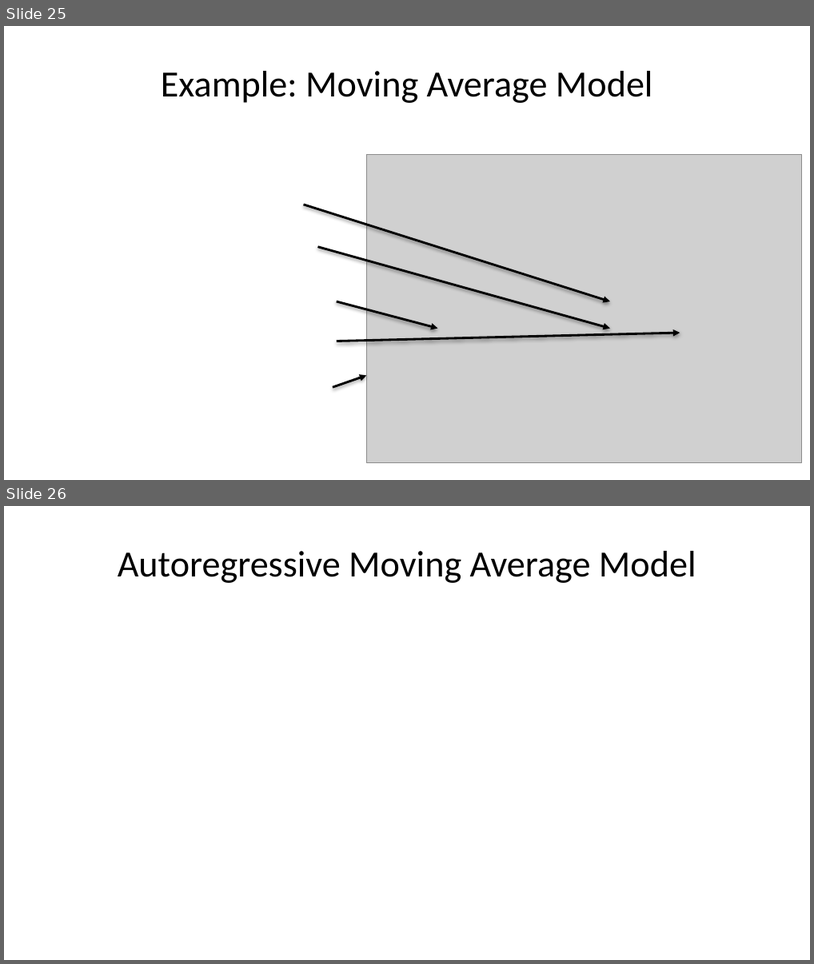
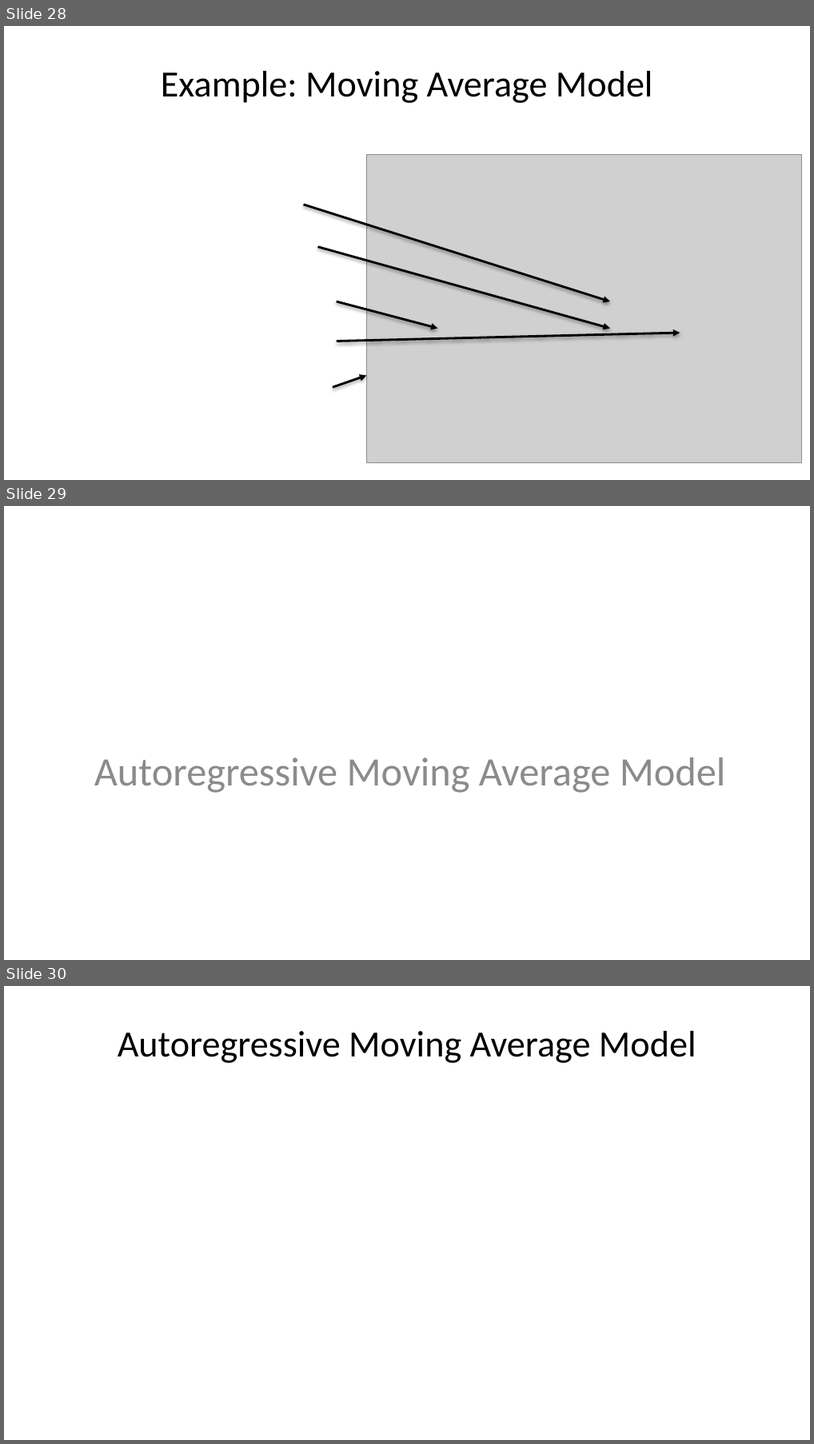
Before and after one commit to StephenElston/CSCI-E-83, a slide deck: LectureSlides/12_IntroductionToTimeSeriesForecasting.pptx. Shown one above the other, each under a label of ours: slides 25 and 26 before the commit, slides 28, 29 and 30 after it. The pictures are 814x964 and 814x1444 pixels, drawn with LibreOffice and Linux fonts; fonts in the diff are those of the drawing; grey boxes stand for pictures. Boxes give left, top, right and bottom in pixels: in the first picture for what was removed or moved away, otherwise in the second. Text is boxed around its words. In the diff, an @@ line names an element or a change of style, - is before the commit and + after.

```diff
--- a/LectureSlides/12_IntroductionToTimeSeriesForecasting.pptx
+++ b/LectureSlides/12_IntroductionToTimeSeriesForecasting.pptx
@@ slide 29 added at <box>4,506,810,960</box>, background #FFFFFF @@
@@ text added at <box>94,757,726,792</box>, 36 pt, text #8C8C8C @@
+Autoregressive Moving Average Model
@@ what was slide 25 is now slide 28 @@
@@ what was slide 26 is now slide 30 @@
```
Also in this commit, not shown: 12 slides changed, 10 other slides added.
